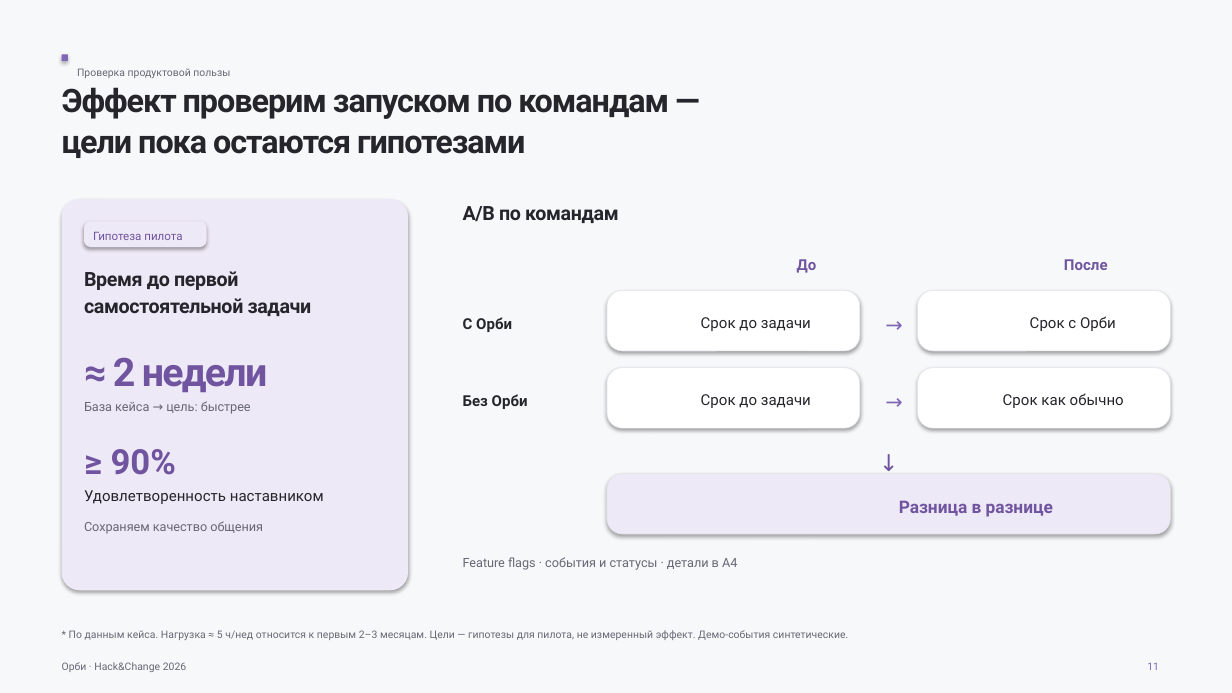
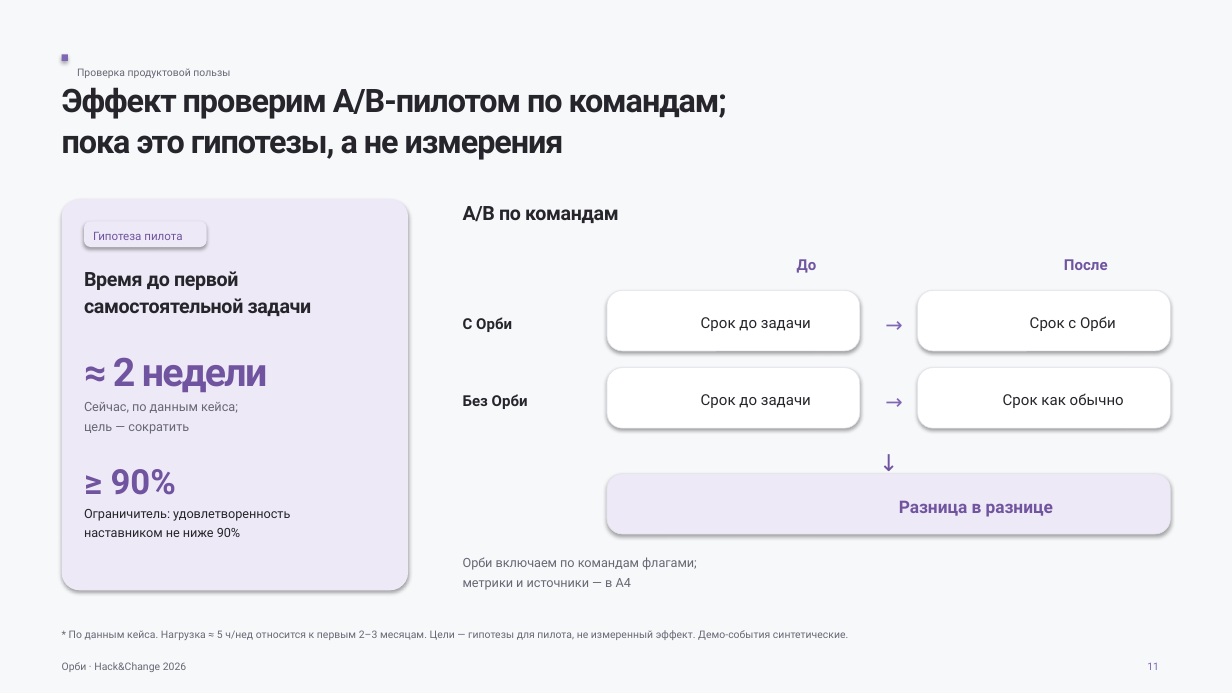
Before and after one commit to luhgeek1/avito-helpus, a slide deck: slide 11 of docs/presentation/orbi-presentation.pptx. Drawn at 1232x693 pixels with LibreOffice and Linux fonts; fonts in the diff are those of the drawing. Boxes give left, top, right and bottom in pixels: in the first picture for what was removed or moved away, otherwise in the second. Text is boxed around its words. In the diff, an @@ line names an element or a change of style, - is before the commit and + after.

```diff
--- a/docs/presentation/orbi-presentation.pptx
+++ b/docs/presentation/orbi-presentation.pptx
@@ text at bbox=[62, 87, 727, 160]: text changed @@
-Эффект проверим запуском по командам —
-цели пока остаются гипотезами
+Эффект проверим A/B-пилотом по командам;
+пока это гипотезы, а не измерения
@@ text at bbox=[84, 402, 238, 434]: text changed @@
-База кейса → цель: быстрее
+Сейчас, по данным кейса;
+цель — сократить
@@ text "≥ 90%": place and size @@
-text "≥ 90%" at bbox=[111, 449, 176, 475]
+text "≥ 90%" at bbox=[111, 469, 176, 495]
@@ text at bbox=[84, 509, 290, 537]: text changed; size 11.7 to 9.9 pt @@
-Удовлетворенность наставником
+Ограничитель: удовлетворенность
+наставником не ниже 90%
@@ text removed at bbox=[84, 521, 263, 534] @@
-Сохраняем качество общения
@@ text at bbox=[463, 557, 697, 590]: text changed @@
-Feature flags · события и статусы · детали в A4
+Орби включаем по командам флагами;
+метрики и источники — в A4
```
Also in this commit, not shown: 15 other slides changed, 4 other files.
